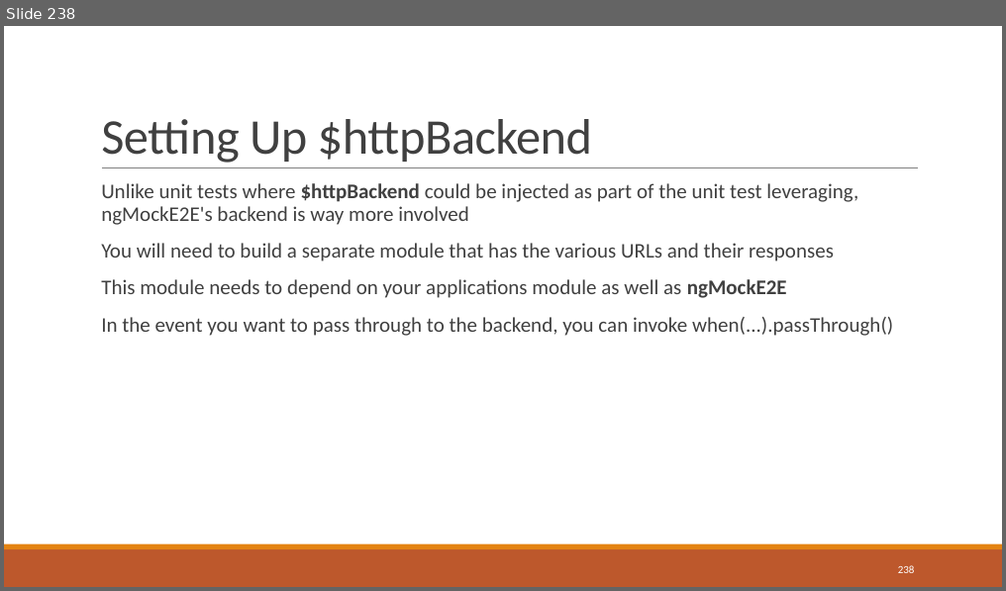
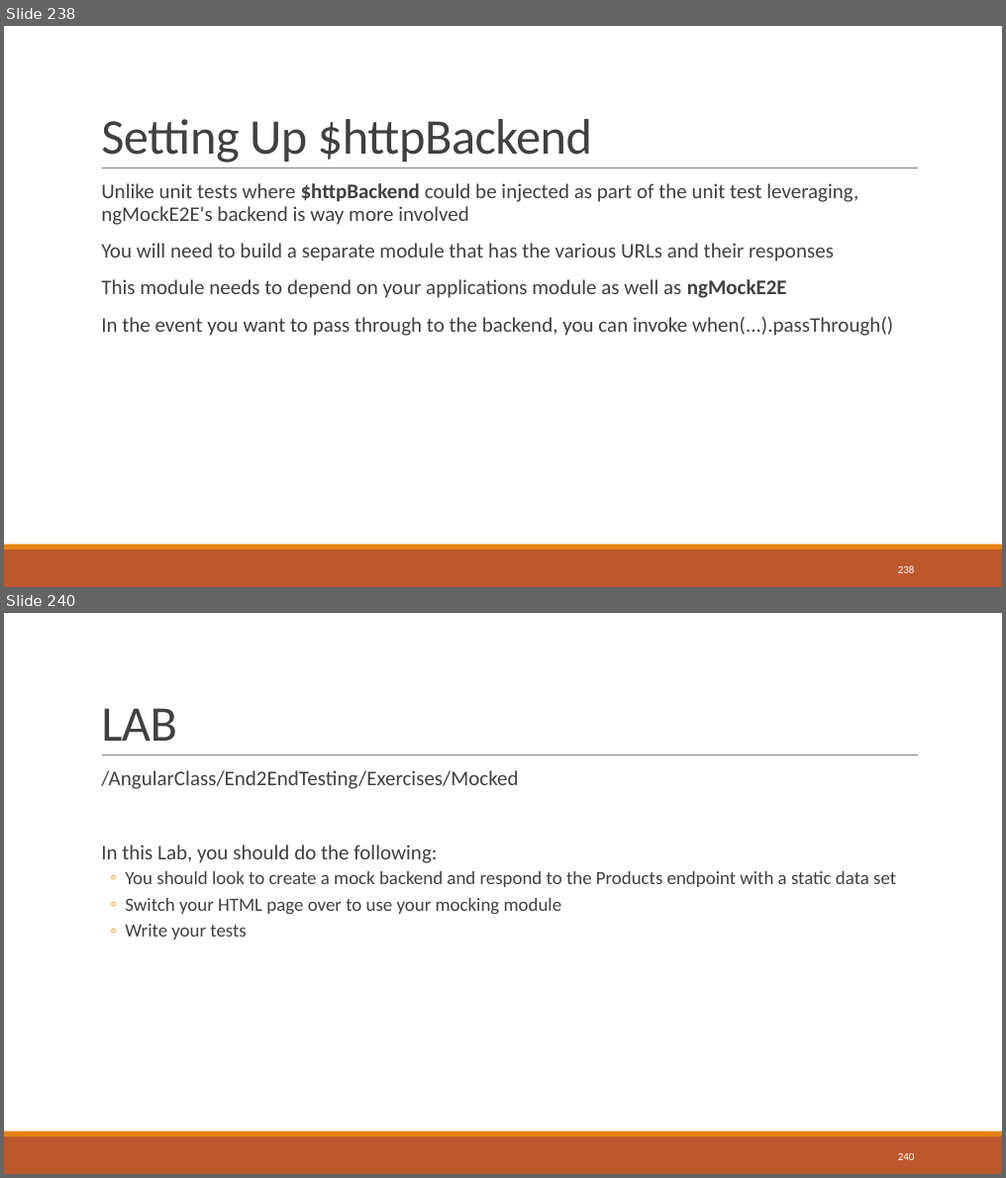
Before and after one commit to sbechtold/angularjs, a slide deck: materials/AngularJS.pptx. Shown one above the other, each under a label of ours: slide 238 before the commit, slides 238 and 240 after it; the slides between them are not shown. The pictures are 1006x591 and 1006x1178 pixels, drawn with LibreOffice and Linux fonts; fonts in the diff are those of the drawing. Boxes give left, top, right and bottom in pixels: in the first picture for what was removed or moved away, otherwise in the second. Text is boxed around its words. In the diff, an @@ line names an element or a change of style, - is before the commit and + after.

Commit message:
Added support for LAbs and end to end testing

```diff
--- a/materials/AngularJS.pptx
+++ b/materials/AngularJS.pptx
@@ slide 240 added at [4,613,1002,1174], background #FFFFFF; not listed: 3 template elements that a slide beside it also shows @@
@@ title added at [101,708,177,741], 48 pt, text #404040 @@
+LAB
@@ text added at [101,770,896,940], 18 pt, text #404040 @@
+  /AngularClass/End2EndTesting/Exercises/Mocked
+  In this Lab, you should do the following:
+  ◦ You should look to create a mock backend and respond to the Products endpoint with a static data set
+  ◦ Switch your HTML page over to use your mocking module
+  ◦ Write your tests
@@ page number added at [898,1154,915,1160], 10.5 pt, text #FFFFFF @@
+240
```
Also in this commit, not shown: 3 slides changed, 3 other slides added, 3 slides removed, 40 other files.
